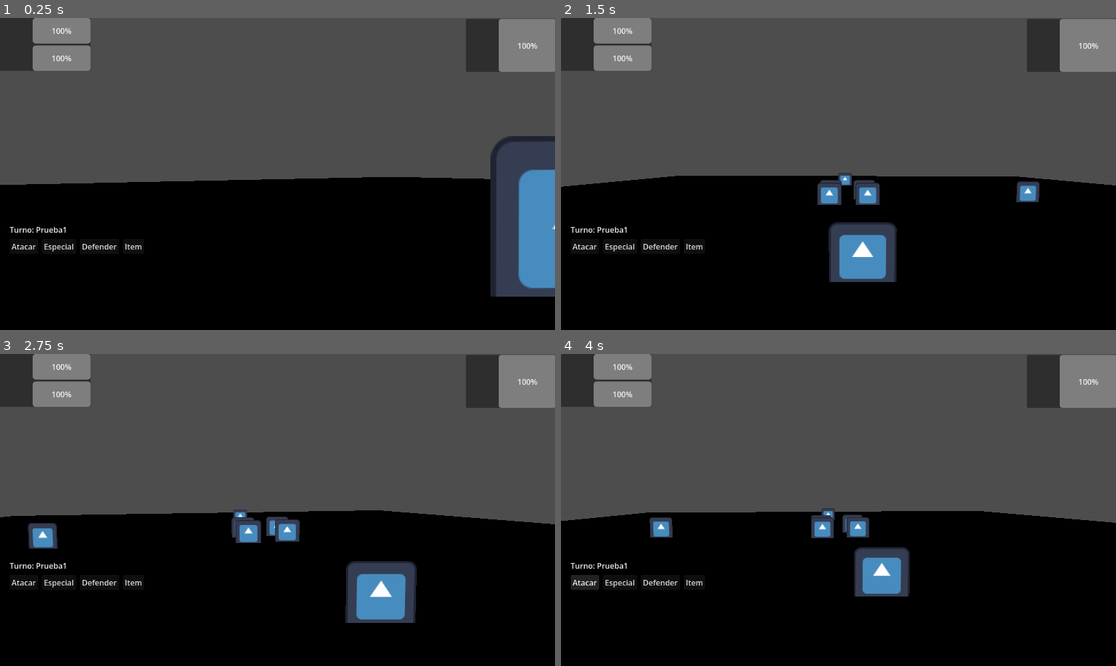
Above: before the commit, frames 1-4 (two rows, left to right).
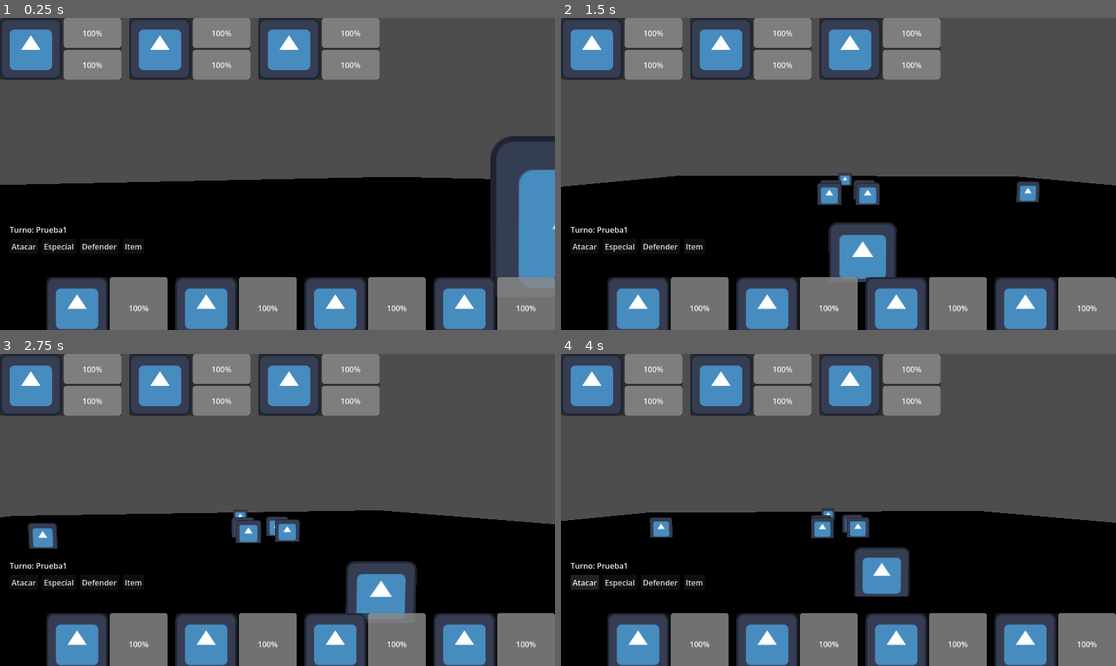
Above: after the commit, the same moments.

Repository: titojuanc/Juego-5-LopezCalo-Melgarejo-Messina-Negri
Game: Godot game, scene res://scenes/battle_arena.tscn
Same seed, same stepped clock (60 frames per second), same inputs: the game is played once before the commit and once after it. The project has no main scene, so this scene is started directly. The engine's default icon, where the game draws it, is replaced by a stand-in: a white triangle on a blue panel in a dark square.
Inputs:
- Up to frame 1 (0.25 s): no input
- Up to frame 2 (1.5 s): tap Enter at 0.5 s; hold Right (ui_right) 0.53-1.28 s; tap 1 at 0.6 s; hold Down (ui_down) from 1.28 s (still down); tap 2 at 1.35 s
- Up to frame 3 (2.75 s): release Down (ui_down) at 2.03 s; hold Right (ui_right) from 2.03 s (still down); tap 3 at 2.1 s
- Up to frame 4 (4 s): release Right (ui_right) at 2.78 s; hold Up (ui_up) 2.78-3.5 s; tap Q at 2.85 s; click "Atacar" at 3.5 s

The runs differ from the first frame. In frame 1, 27% of the frame differs, in the area x 0-100%, y 0-100%; in frame 2, 27%; in frame 3, 27%; in frame 4, 27%.
Error before the commit: Invalid access to property or key 'enemigo' on a base object of type 'Node (BattleManager)'. (res://scripts/combate/ui_combate.gd:35)
Error after the commit: Invalid access to property or key 'enemigo' on a base object of type 'Node (BattleManager)'. (res://scripts/combate/ui_combate.gd:51)

Commit message:
hecha la ui personalizada por cada personaje en el campo de batalla

Diff:
--- a/rpg/project.godot
+++ b/rpg/project.godot
@@ -17,6 +17,7 @@
 [autoload]
 
 Alineamiento="*res://scripts/alineamiento/gestor_alineamiento.gd"
+Global="*uid://b2glroevtqgp5"
 
 [physics]
 
--- a/rpg/scenes/combate/UI/ui_combate.tscn
+++ b/rpg/scenes/combate/UI/ui_combate.tscn
@@ -6,6 +6,8 @@
 
 [node name="UiCombate" type="CanvasLayer" unique_id=1715428037]
 script = ExtResource("1_uiscript")
+PartyHealthbar = ExtResource("2_bd624")
+EnemyHealthbar = ExtResource("3_51nio")
 
 [node name="Control" type="Control" parent="." unique_id=611697508]
 layout_mode = 3
@@ -21,20 +23,14 @@
 offset_bottom = 110.0
 theme_override_constants/separation = 16
 
-[node name="PanelContainer" parent="Control/ContainerEstadoParty" unique_id=1056025193 instance=ExtResource("2_bd624")]
-layout_mode = 2
-
 [node name="ContainerEstadoFoes" type="HBoxContainer" parent="Control" unique_id=2114864552]
 layout_mode = 0
-offset_left = 455.0
-offset_top = 2.0
-offset_right = 1155.0
-offset_bottom = 112.0
+offset_left = 1.0
+offset_top = 538.0
+offset_right = 1152.0
+offset_bottom = 648.0
 theme_override_constants/separation = 16
 alignment = 2
-
-[node name="PanelContainer" parent="Control/ContainerEstadoFoes" unique_id=1939494548 instance=ExtResource("3_51nio")]
-layout_mode = 2
 
 [node name="Menu" type="VBoxContainer" parent="Control" unique_id=213839313]
 layout_mode = 0
--- a/rpg/scenes/combate/UI/ui_estado.tscn
+++ b/rpg/scenes/combate/UI/ui_estado.tscn
@@ -1,6 +1,9 @@
 [gd_scene format=3 uid="uid://tp8uvod817c2"]
 
+[ext_resource type="Script" uid="uid://cr1q7oober6x7" path="res://scripts/combate/ui_estado.gd" id="1_11l0e"]
+
 [node name="PanelContainer" type="PanelContainer" unique_id=1056025193]
+script = ExtResource("1_11l0e")
 
 [node name="Contenido" type="HBoxContainer" parent="." unique_id=1323515144]
 layout_mode = 2
--- a/rpg/scenes/combate/UI/ui_estado_party.tscn
+++ b/rpg/scenes/combate/UI/ui_estado_party.tscn
@@ -1,8 +1,10 @@
 [gd_scene format=3 uid="uid://c7q2n6duk52qi"]
 
 [ext_resource type="PackedScene" uid="uid://tp8uvod817c2" path="res://scenes/combate/UI/ui_estado.tscn" id="1_88q62"]
+[ext_resource type="Script" uid="uid://b6nr1toeeja5e" path="res://scripts/combate/ui_estado_party.gd" id="2_6gxps"]
 
 [node name="PanelContainer" unique_id=1056025193 instance=ExtResource("1_88q62")]
+script = ExtResource("2_6gxps")
 
 [node name="BarraEnergia" type="ProgressBar" parent="Contenido/Barras" parent_id_path=PackedInt32Array(763885399) index="1" unique_id=906017100]
 custom_minimum_size = Vector2(120, 0)
--- a/rpg/scripts/combate/battle_manager.gd
+++ b/rpg/scripts/combate/battle_manager.gd
@@ -2,6 +2,8 @@
 class_name BattleManager
 
 signal turno_cambio(actor: Node3D)
+
+
 
 @export var escena_personaje: PackedScene
 
@@ -24,6 +26,8 @@
 @onready var contenedor_enemigos: Node3D = $Enemigos
 
 
+
+
 var _combatientes: Array = []
 var _turno_actual: int = -1
 
@@ -43,6 +47,8 @@
 		contenedor_equipo.add_child(personaje)
 		if i < posiciones_equipo.size():
 			personaje.position = posiciones_equipo[i]
+			Global.new_personaje.emit(personaje)
+
 	cantidad = clampi(enemigos.size(), 1, 4)
 	for i in cantidad:
 		var enemigo: PersonajeEnemigo = escena_enemigo.instantiate()
@@ -50,6 +56,7 @@
 		contenedor_enemigos.add_child(enemigo)
 		if i < posiciones_enemigos.size():
 			enemigo.position = posiciones_enemigos[i]
+			Global.new_enemigo.emit(enemigo)
 
 
 func personaje_actual() -> Node3D:
--- a/rpg/scripts/combate/combate.gd
+++ b/rpg/scripts/combate/combate.gd
@@ -40,6 +40,7 @@
 	var dano := roundi(especial.daño * bonus_ataque)
 	if(especial.tipoSpell == especial.TipoSpell.DAÑO ):
 		objetivo.recibir_dano(dano)
+		ataque_realizado.emit(propietario, objetivo, dano)
+
 	else:
 		objetivo.curar(dano)
-	ataque_realizado.emit(propietario, objetivo, dano)
--- a/rpg/scripts/combate/ui_combate.gd
+++ b/rpg/scripts/combate/ui_combate.gd
@@ -2,6 +2,9 @@
 class_name UiCombate
 
 @export var battle_manager: BattleManager
+@export var PartyHealthbar :PackedScene
+@export var EnemyHealthbar :PackedScene
+
 
 @onready var label_turno: Label = $Control/Menu/Turno
 @onready var boton_atacar: Button = $Control/Menu/Botones/BotonAtacar
@@ -16,9 +19,22 @@
 	boton_atacar.pressed.connect(_on_atacar_presionado)
 	boton_especial.pressed.connect(_on_especial_presionado)
 	boton_defender.pressed.connect(_on_defender_presionado)
+	#Global.new_personaje.connect(añadirPersonaje)
+	#Global.new_enemigo.connect(añadirEnemigo)
 	boton_item.pressed.connect(_on_item_presionado)
+
+
 	if battle_manager:
 		actualizar_turno(battle_manager.personaje_actual())
+		var cantidad := clampi(battle_manager.equipo.size(), 1, 3)
+
+		for i in cantidad:
+
+			añadirPersonaje(battle_manager.equipo[i])
+		cantidad = clampi(battle_manager.enemigos.size(), 1, 4)
+		for i in cantidad:
+			añadirEnemigo(battle_manager.enemigos[i])
+
 
 ## Conectar desde BattleManager (señal "turno_cambio") por Inspector, Node -> Signals.
 func actualizar_turno(actor: Node3D) -> void:
@@ -76,3 +92,12 @@
 	submenu.visible = false
 	for hijo in submenu.get_children():
 		hijo.queue_free()
+
+func añadirPersonaje(personaje):
+	var Healthbar:UiEstadoP=PartyHealthbar.instantiate()
+	Healthbar.datosP=personaje
+	$Control/ContainerEstadoParty.add_child(Healthbar)
+func añadirEnemigo(enemigo):
+	var Healthbar:UiEstado=EnemyHealthbar.instantiate()
+	Healthbar.datos=enemigo
+	$Control/ContainerEstadoFoes.add_child(Healthbar)
--- /dev/null
+++ b/rpg/scripts/combate/ui_estado.gd
@@ -0,0 +1,22 @@
+extends PanelContainer
+class_name UiEstado
+
+@export var datos : RecursoEnemigo
+
+@onready var barraVida = $Contenido/Barras/BarraVida
+
+@onready var retrato = $Contenido/Retrato
+
+func _ready() -> void:
+	print(datos)
+	configurar(datos)
+
+func configurar(datos : RecursoEnemigo) -> void:
+	barraVida.max_value=datos.vida_max
+	barraVida.value=datos.vida_max
+	if datos.textura:
+		retrato.texture = datos.textura
+	datosExtra(datos)
+
+func datosExtra(datos):
+	pass
--- /dev/null
+++ b/rpg/scripts/combate/ui_estado_party.gd
@@ -0,0 +1,22 @@
+extends PanelContainer
+class_name UiEstadoP
+@onready var barraEnergia=$Contenido/Barras/BarraEnergia
+
+@export var datosP : RecursoPersonajeCombate
+
+@onready var barraVida = $Contenido/Barras/BarraVida
+
+@onready var retrato = $Contenido/Retrato
+
+func _ready() -> void:
+	print(datosP)
+	configurarP(datosP)
+
+func configurarP(nuevos_datos: RecursoPersonajeCombate) -> void:
+	barraVida.max_value=nuevos_datos.vida_max
+	if nuevos_datos.textura:
+		retrato.texture = nuevos_datos.textura
+	datosExtra(nuevos_datos)
+
+func datosExtra(nuevos_datos: RecursoPersonajeCombate) -> void:
+	barraEnergia.max_value=nuevos_datos.energia_max
--- /dev/null
+++ b/rpg/scripts/global.gd
@@ -0,0 +1,4 @@
+extends Node
+signal new_personaje(personaje:PersonajeCombate)
+
+signal new_enemigo(enemigo:PersonajeEnemigo)
Not shown, added: rpg/scripts/combate/ui_estado.gd.uid
Not shown, added: rpg/scripts/combate/ui_estado_party.gd.uid
Not shown, added: rpg/scripts/global.gd.uid
